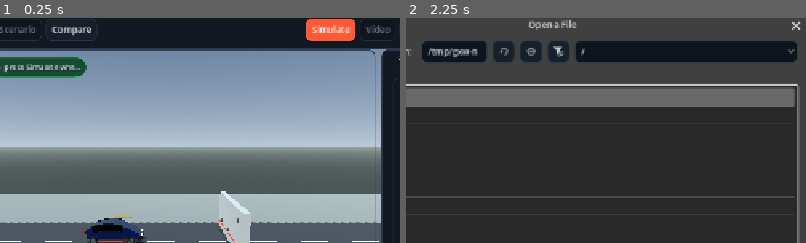
Above: before the commit, frames 1-2 (left to right).
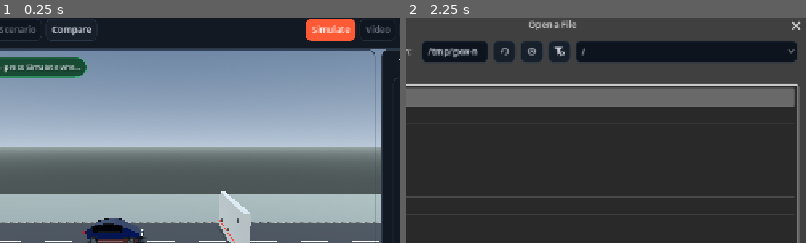
Above: after the commit, the same moments.

Repository: ArrowSK/crashvector
Game: Godot game, scene res://app/main.tscn
Two runs of this game, one before a commit and one after it. Both use one fixed random seed, a clock stepped at 60 frames per second and the inputs below.
Inputs:
- Up to frame 1 (0.25 s): no input
- Up to frame 2 (2.25 s): click "New" at 0.5 s; click "New" at 1.25 s; click "Open" at 2 s
The pictures show only the part of the screen within x 29-79%, y 3-53%; the shares and areas given below are measured in that part.

The runs differ from the first frame. In frame 1, less than 0.1% of the frame differs, in the area x 28-34%, y 87-89%; in frame 2, 0.2%, in the area x 20-45%, y 11-19%.

Commit message:
M12: move passenger-car world motion to Godot rigid physics

Diff:
--- a/src/vehicles/compact_hatchback.gd
+++ b/src/vehicles/compact_hatchback.gd
@@ -12,21 +12,28 @@
 @export var barrier_x_m: float = 5.0
 @export var origin_offset_m: Vector3 = Vector3.ZERO
 @export_range(-180.0, 180.0, 1.0) var heading_deg: float = 0.0
-@export_range(1, 16, 1) var solver_substeps: int = 6
+@export_range(1, 64, 1) var solver_substeps: int = 8
 @export var show_structure: bool = true
 @export var auto_step: bool = true
+@export var hybrid_physics_enabled: bool = true
 
 var model: StructuralModel
+var rigid_chassis: VehicleRigidChassis
 var body_shell: DeformableBodyShell
 var wheel_rig: SimpleWheelRig
 var debug_renderer: StructuralDebugRenderer
 var front_bumper := MeshInstance3D.new()
 var front_bumper_detached: bool = false
 var front_bumper_velocity_ms := Vector3.ZERO
+var last_chassis_transform := Transform3D.IDENTITY
+var chassis_sync_ready: bool = false
+var hybrid_crush_impulse_ns: float = 0.0
 
 func _ready() -> void:
-	model = PassengerCarBuilder.build(vehicle_preset_id, total_mass_kg, initial_speed_kmh, barrier_x_m, origin_offset_m)
+	model = PassengerCarBuilder.build(vehicle_preset_id, total_mass_kg, 0.0, barrier_x_m, origin_offset_m)
 	model.rotate_y_about(origin_offset_m, deg_to_rad(heading_deg), true)
+	_prepare_local_crush_model()
+	_build_rigid_chassis()
 	_build_body_shell()
 	_build_wheels()
 	_build_structure_debugger()
@@ -36,11 +43,51 @@
 func _physics_process(delta: float) -> void:
 	if model == null or not auto_step:
 		return
+	if hybrid_physics_enabled:
+		step_external(delta)
+		return
 	model.step(delta, solver_substeps)
 	_update_visuals(delta)
 
 func step_external(delta: float) -> void:
+	if hybrid_physics_enabled and rigid_chassis != null and delta > 0.0:
+		_sync_model_to_chassis()
+		_consume_real_contact_impulses()
+		model.step(delta, mini(maxi(solver_substeps, 4), ScenarioConfig.MAX_SOLVER_SUBSTEPS))
 	_update_visuals(delta)
+
+func begin_simulation() -> void:
+	if not hybrid_physics_enabled or rigid_chassis == null:
+		return
+	rigid_chassis.position = origin_offset_m
+	rigid_chassis.rotation = Vector3(0.0, deg_to_rad(heading_deg), 0.0)
+	last_chassis_transform = rigid_chassis.global_transform
+	chassis_sync_ready = true
+	hybrid_crush_impulse_ns = 0.0
+	rigid_chassis.begin_motion(initial_speed_kmh, heading_deg)
+
+func set_simulation_paused(value: bool) -> void:
+	if rigid_chassis != null and hybrid_physics_enabled:
+		rigid_chassis.set_motion_paused(value)
+
+func end_simulation() -> void:
+	if rigid_chassis != null and hybrid_physics_enabled:
+		_sync_model_to_chassis()
+		rigid_chassis.stop_motion()
+
+func set_preview_pose(position_m: Vector3, yaw_deg: float) -> void:
+	origin_offset_m = position_m
+	heading_deg = yaw_deg
+	if rigid_chassis == null:
+		return
+	var previous := rigid_chassis.global_transform
+	rigid_chassis.position = position_m
+	rigid_chassis.rotation = Vector3(0.0, deg_to_rad(yaw_deg), 0.0)
+	var current := rigid_chassis.global_transform
+	_apply_rigid_delta_to_model(current * previous.affine_inverse())
+	last_chassis_transform = current
+	chassis_sync_ready = true
+	_update_visuals(0.0)
 
 func toggle_structure_debug() -> void:
 	show_structure = not show_structure
@@ -61,12 +108,28 @@
 	return PassengerCarCatalog.display_name(vehicle_preset_id)
 
 func global_linear_velocity_ms() -> Vector3:
+	if hybrid_physics_enabled and rigid_chassis != null:
+		return rigid_chassis.linear_velocity
 	return VehicleKinematics.linear_velocity_ms(model)
 
 func global_angular_velocity_rad_s() -> Vector3:
+	if hybrid_physics_enabled and rigid_chassis != null:
+		return rigid_chassis.angular_velocity
 	return VehicleKinematics.angular_velocity_rad_s(model)
 
+func global_momentum_kg_ms() -> Vector3:
+	if hybrid_physics_enabled and rigid_chassis != null:
+		return rigid_chassis.linear_velocity * rigid_chassis.mass
+	return model.total_momentum_kg_ms()
+
+func global_kinetic_energy_j() -> float:
+	if hybrid_physics_enabled and rigid_chassis != null:
+		return 0.5 * rigid_chassis.mass * rigid_chassis.linear_velocity.length_squared()
+	return model.total_kinetic_energy_j()
+
 func global_reference_transform() -> Transform3D:
+	if hybrid_physics_enabled and rigid_chassis != null:
+		return rigid_chassis.global_transform
 	return VehicleKinematics.reference_transform(
 		model,
 		CompactHatchbackBuilder.rear_reference_nodes(),
@@ -81,11 +144,22 @@
 func safety_cell_deformation_m() -> float:
 	return model.max_permanent_deformation_for_role(&"safety_cell")
 
+func hybrid_contact_count() -> int:
+	return 0 if rigid_chassis == null else rigid_chassis.non_ground_contact_events
+
+func hybrid_maximum_vertical_speed_ms() -> float:
+	return 0.0 if rigid_chassis == null else rigid_chassis.maximum_vertical_speed_ms
+
+func hybrid_maximum_reverse_speed_ms() -> float:
+	return 0.0 if rigid_chassis == null else rigid_chassis.maximum_reverse_speed_ms
+
 func replay_visual_state() -> Dictionary:
 	return {
 		"front_bumper_detached": front_bumper_detached,
 		"front_bumper_position_m": front_bumper.position,
 		"front_bumper_velocity_ms": front_bumper_velocity_ms,
+		"rigid_transform": global_reference_transform(),
+		"rigid_linear_velocity_ms": global_linear_velocity_ms(),
 	}
 
 func apply_replay_visual_state(state: Dictionary) -> void:
@@ -94,6 +168,122 @@
 	if front_bumper_detached:
 		front_bumper.position = state.get("front_bumper_position_m", front_bumper.position)
 	_update_visuals(0.0)
+
+func _prepare_local_crush_model() -> void:
+	# The Godot rigid chassis owns global translation, rotation, gravity and road
+	# contact. The structural graph is retained only as a local deformable nose.
+	for node in model.nodes:
+		node.velocity_ms = Vector3.ZERO
+	for station in range(CompactHatchbackBuilder.CABIN_FRONT_STATION + 1):
+		for index in CompactHatchbackBuilder.station_nodes(station):
+			model.nodes[index].pinned = true
+			model.nodes[index].inverse_mass = 0.0
+	model.gravity_ms2 = Vector3.ZERO
+	model.ground_enabled = false
+	model.barrier_enabled = false
+	model.capture_initial_energy()
+
+func _build_rigid_chassis() -> void:
+	rigid_chassis = VehicleRigidChassis.new()
+	rigid_chassis.name = "RigidChassis"
+	add_child(rigid_chassis)
+	var preset := PassengerCarCatalog.data(vehicle_preset_id)
+	var scale_x := float(preset.get("scale_x", 1.0))
+	var scale_y := float(preset.get("scale_y", 1.0))
+	var scale_z := float(preset.get("scale_z", 1.0))
+	rigid_chassis.configure(total_mass_kg, origin_offset_m, heading_deg, initial_speed_kmh, 0.88, 0.0)
+	# Compound collision geometry: a protected cell, a low-bounce front contact
+	# volume and four real wheel/ground contacts. These shapes move as one rigid
+	# chassis; only the visual/local crush graph deforms.
+	rigid_chassis.add_box_shape(
+		"SafetyCellCollision",
+		Vector3(2.55 * scale_x, 0.86 * scale_y, 1.62 * scale_z),
+		Vector3(-0.28 * scale_x, 0.88 * scale_y, 0.0)
+	)
+	rigid_chassis.add_box_shape(
+		"FrontContactCollision",
+		Vector3(1.48 * scale_x, 0.62 * scale_y, 1.34 * scale_z),
+		Vector3(1.30 * scale_x, 0.70 * scale_y, 0.0)
+	)
+	var wheel_radius := 0.30 * minf(scale_x, scale_z)
+	for station in [CompactHatchbackBuilder.REAR_AXLE_STATION, CompactHatchbackBuilder.FRONT_AXLE_STATION]:
+		var x := CompactHatchbackBuilder.STATION_X[station] * scale_x
+		var z := CompactHatchbackBuilder.HALF_WIDTH_Z[station] * scale_z
+		rigid_chassis.add_sphere_shape("WheelCollision", wheel_radius, Vector3(x, wheel_radius, -z))
+		rigid_chassis.add_sphere_shape("WheelCollision", wheel_radius, Vector3(x, wheel_radius, z))
+	last_chassis_transform = rigid_chassis.global_transform
+	chassis_sync_ready = true
+
+func _sync_model_to_chassis() -> void:
+	if rigid_chassis == null:
+		return
+	var current := rigid_chassis.global_transform
+	if not chassis_sync_ready:
+		last_chassis_transform = current
+		chassis_sync_ready = true
+		return
+	var delta_transform := current * last_chassis_transform.affine_inverse()
+	_apply_rigid_delta_to_model(delta_transform)
+	last_chassis_transform = current
+
+func _apply_rigid_delta_to_model(delta_transform: Transform3D) -> void:
+	for node in model.nodes:
+		node.position_m = delta_transform * node.position_m
+		node.velocity_ms = delta_transform.basis * node.velocity_ms
+
+func _consume_real_contact_impulses() -> void:
+	if rigid_chassis == null:
+		return
+	var front_impulse := 0.0
+	var rear_impulse := 0.0
+	for sample in rigid_chassis.drain_contact_samples():
+		var collider_name: StringName = sample.get("collider_name", StringName(""))
+		if collider_name == &"Road" or collider_name == &"Ground" or collider_name == &"ProvingGround":
+			continue
+		var impulse: Vector3 = sample.get("impulse", Vector3.ZERO)
+		if impulse.length() <= 0.01:
+			continue
+		var world_position: Vector3 = sample.get("position_world", rigid_chassis.global_position)
+		var local_contact := rigid_chassis.to_local(world_position)
+		if local_contact.x >= 0.25:
+			front_impulse += impulse.length()
+		elif local_contact.x <= -0.50:
+			rear_impulse += impulse.length()
+	if front_impulse > 0.0:
+		hybrid_crush_impulse_ns += front_impulse
+		_drive_front_crush(front_impulse)
+	if rear_impulse > 0.0:
+		_drive_rear_crush(rear_impulse)
+
+func _drive_front_crush(contact_impulse_ns: float) -> void:
+	var delta_v := minf(contact_impulse_ns / maxf(total_mass_kg, 1.0), 16.0)
+	if delta_v <= 0.0001:
+		return
+	var forward := rigid_chassis.global_transform.basis.x.normalized()
+	_apply_axial_kick(PassengerCarBuilder.front_contact_nodes(), -forward, delta_v * 0.72)
+	_apply_axial_kick(PassengerCarBuilder.extra_section_nodes(3), -forward, delta_v * 0.50)
+	_apply_axial_kick(PassengerCarBuilder.extra_section_nodes(2), -forward, delta_v * 0.30)
+
+func _drive_rear_crush(contact_impulse_ns: float) -> void:
+	var delta_v := minf(contact_impulse_ns / maxf(total_mass_kg, 1.0), 10.0)
+	if delta_v <= 0.0001:
+		return
+	var forward := rigid_chassis.global_transform.basis.x.normalized()
+	_apply_axial_kick(CompactHatchbackBuilder.station_nodes(CompactHatchbackBuilder.REAR_STATION), forward, delta_v * 0.45)
+
+func _apply_axial_kick(indices: PackedInt32Array, direction: Vector3, speed_delta_ms: float) -> void:
+	var axis := direction.normalized()
+	if axis.is_zero_approx():
+		return
+	for index in indices:
+		if index < 0 or index >= model.nodes.size():
+			continue
+		var node := model.nodes[index]
+		if node.pinned:
+			continue
+		var current_axis_speed := node.velocity_ms.dot(axis)
+		var desired_axis_speed := minf(current_axis_speed + speed_delta_ms, 14.0)
+		node.velocity_ms += axis * (desired_axis_speed - current_axis_speed)
 
 func _build_body_shell() -> void:
 	body_shell = DeformableBodyShell.new()
@@ -151,9 +341,8 @@
 		)
 		if should_detach:
 			front_bumper_detached = true
-			front_bumper_velocity_ms = model.average_velocity_for_nodes(front_nodes)
-		return
-
+			front_bumper_velocity_ms = global_linear_velocity_ms() + model.average_velocity_for_nodes(front_nodes)
+		return
 	if delta <= 0.0:
 		return
 	front_bumper_velocity_ms.y -= 9.80665 * delta
